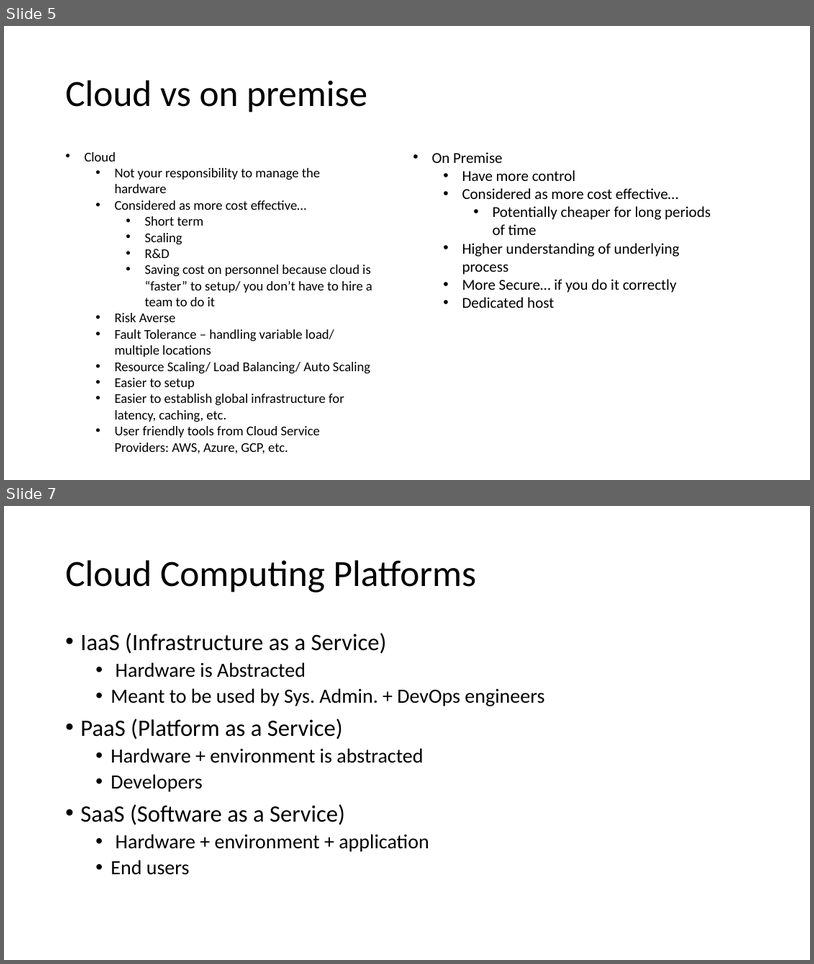
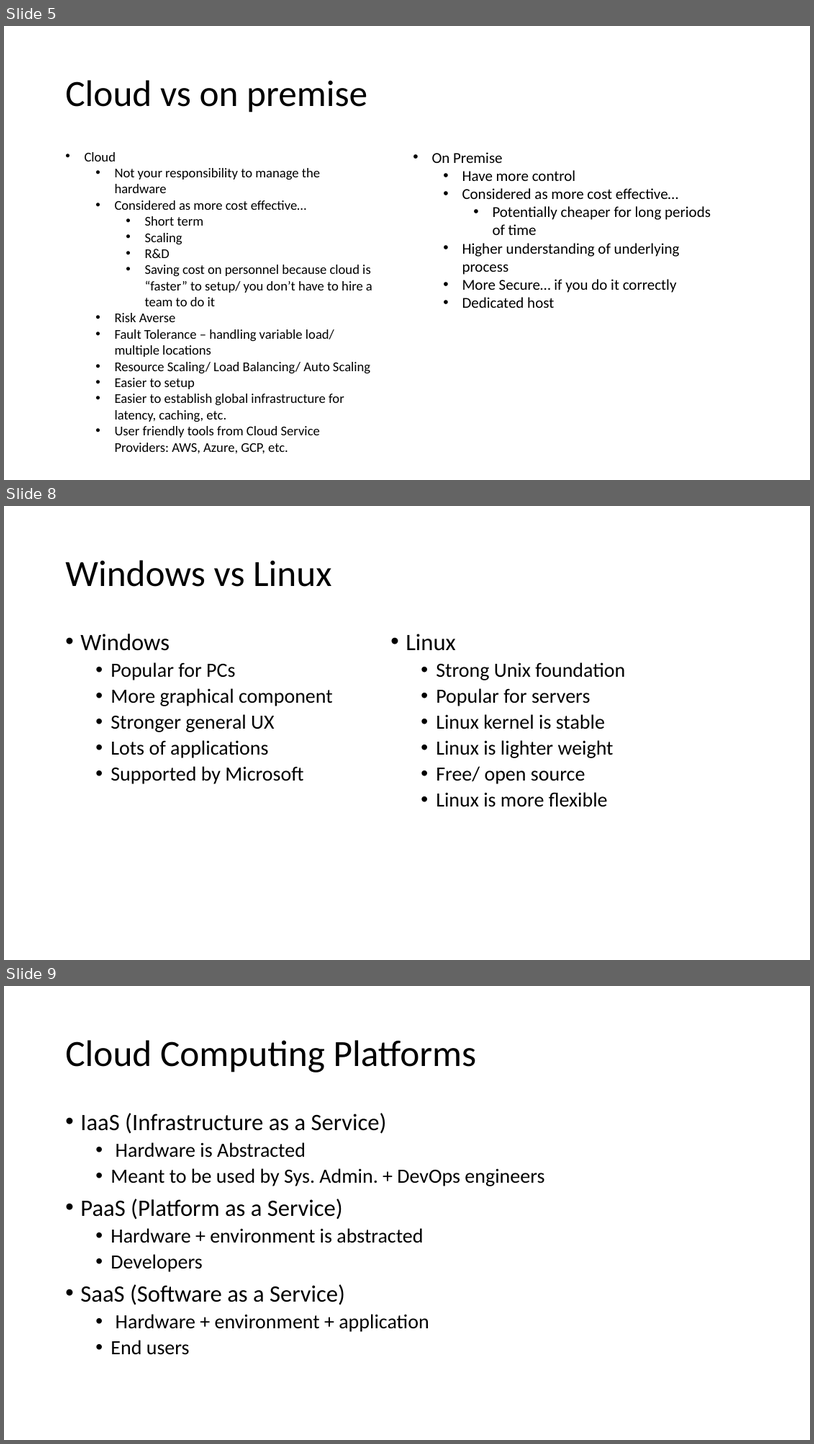
Before and after one commit to 2011JavaReact/Training, a slide deck: Week3/Week3 AWS.pptm. Shown one above the other, each under a label of ours: slides 5 and 7 before the commit, slides 5, 8 and 9 after it; the slides between them are not shown. The pictures are 814x964 and 814x1444 pixels, drawn with LibreOffice and Linux fonts; fonts in the diff are those of the drawing. Boxes give left, top, right and bottom in pixels: in the first picture for what was removed or moved away, otherwise in the second. Text is boxed around its words. In the diff, an @@ line names an element or a change of style, - is before the commit and + after.

```diff
--- a/Week3/Week3 AWS.pptm
+++ b/Week3/Week3 AWS.pptm
@@ slide 8 added at <box>4,506,810,960</box>, background #FFFFFF @@
@@ title added at <box>65,560,332,587</box>, 44 pt, text #000000 @@
+Windows vs Linux
@@ text added at <box>80,633,333,784</box>, 24 pt, text #000000 @@
+• Windows
+  • Popular for PCs
+  • More graphical component
+  • Stronger general UX
+  • Lots of applications
+  • Supported by Microsoft
@@ text added at <box>406,633,625,807</box>, 24 pt, text #000000 @@
+• Linux
+  • Strong Unix foundation
+  • Popular for servers
+  • Linux kernel is stable
+  • Linux is lighter weight
+  • Free/ open source
+  • Linux is more flexible
@@ what was slide 7 is now slide 9 @@
```
Also in this commit, not shown: 2 other slides added, 1 slide removed, 4 other files.
